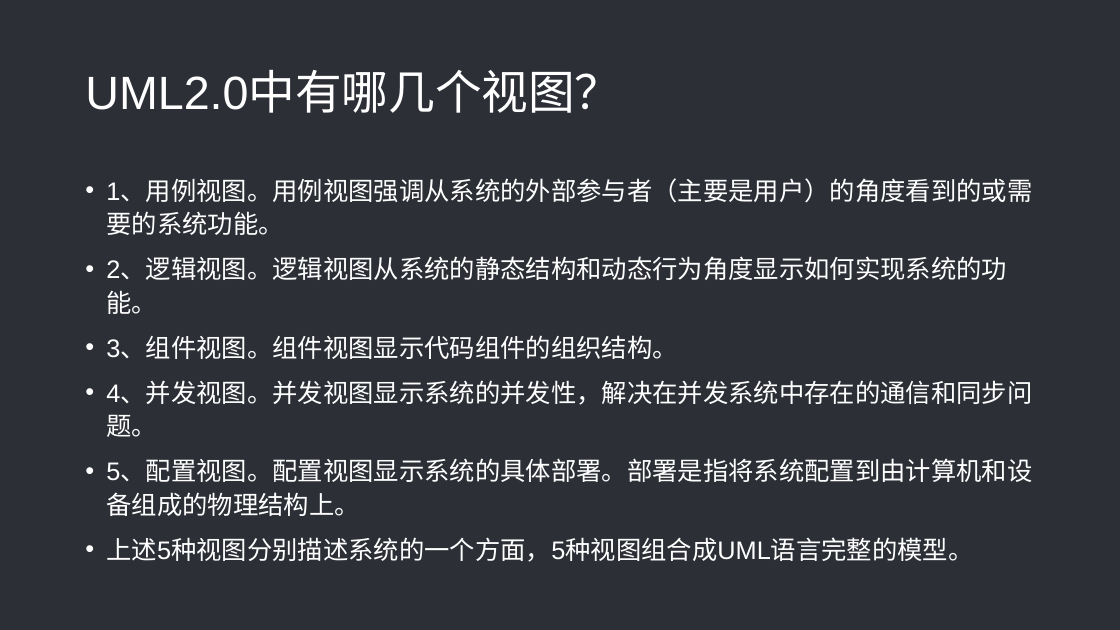
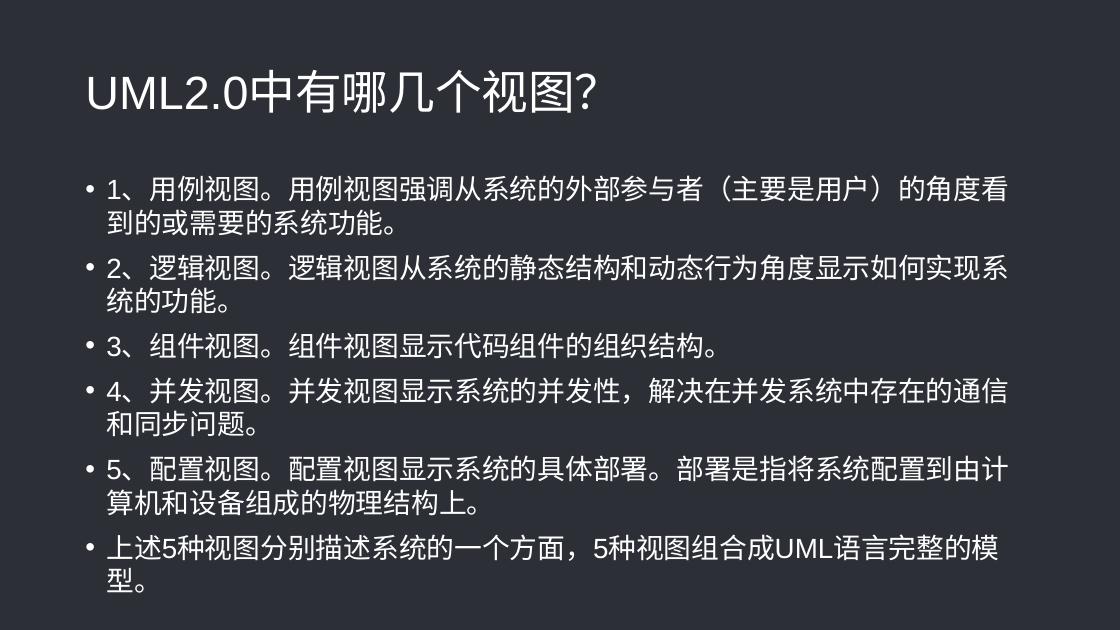
Before and after one commit to PRD-G17/PRD-G17-teamwork, a slide deck: slide 18 of UML答辩/Rational Rose 使用教程.pptx. Drawn at 1120x630 pixels with LibreOffice and Linux fonts; fonts in the diff are those of the drawing. Boxes give left, top, right and bottom in pixels: in the first picture for what was removed or moved away, otherwise in the second. Text is boxed around its words. In the diff, an @@ line names an element or a change of style, - is before the commit and + after.

```diff
--- a/UML答辩/Rational Rose 使用教程.pptx
+++ b/UML答辩/Rational Rose 使用教程.pptx
@@ text "1、用例视图。用例视图强调从系统的外部参与者（主要是用户）的角度看到的或需要的系统功能。" at [106, 178, 1009, 593]: size 21.7 to 23.8 pt; line spacing 1.1 to 1 @@
```
Also in this commit, not shown: 1 other slide changed.
